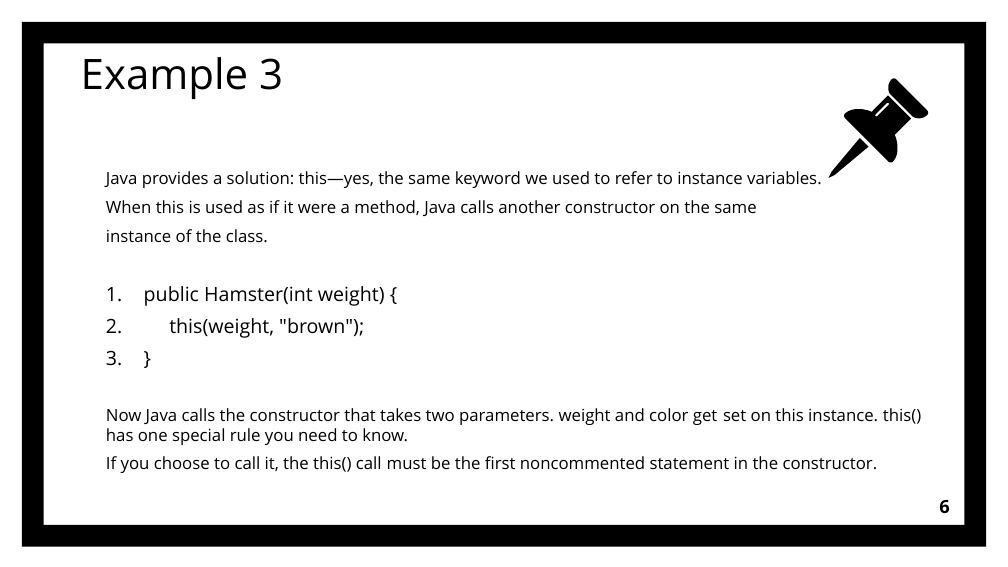
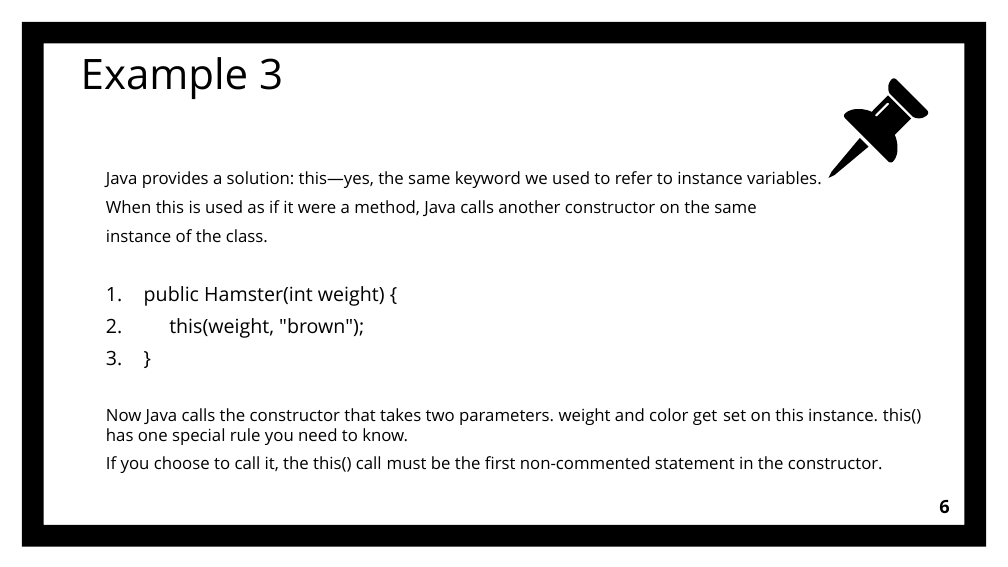
Before and after one commit to Grigory2000/OCATests, a slide deck: slide 6 of OCA Chapter 4 part 3.pptx. Drawn at 1008x567 pixels with LibreOffice and Linux fonts; fonts in the diff are those of the drawing. Boxes give left, top, right and bottom in pixels: in the first picture for what was removed or moved away, otherwise in the second. Text is boxed around its words. In the diff, an @@ line names an element or a change of style, - is before the commit and + after.

```diff
--- a/OCA Chapter 4 part 3.pptx
+++ b/OCA Chapter 4 part 3.pptx
@@ text at <box>106,456,883,473</box>: text changed @@
-If you choose to call it, the this() call must be the first noncommented statement in the constructor.
+If you choose to call it, the this() call must be the first non-commented statement in the constructor.
```
Also in this commit, not shown: 1 slide added.
